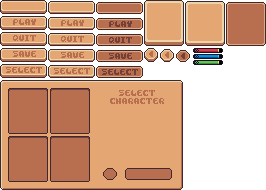
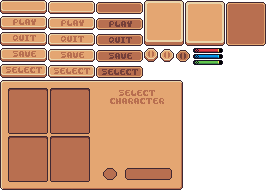
Before/after of a 266px x 190px layered artwork. What changed in the layer stack:
added layer "Layer 31" above "Layer 22" over [148, 51, 186, 59]
